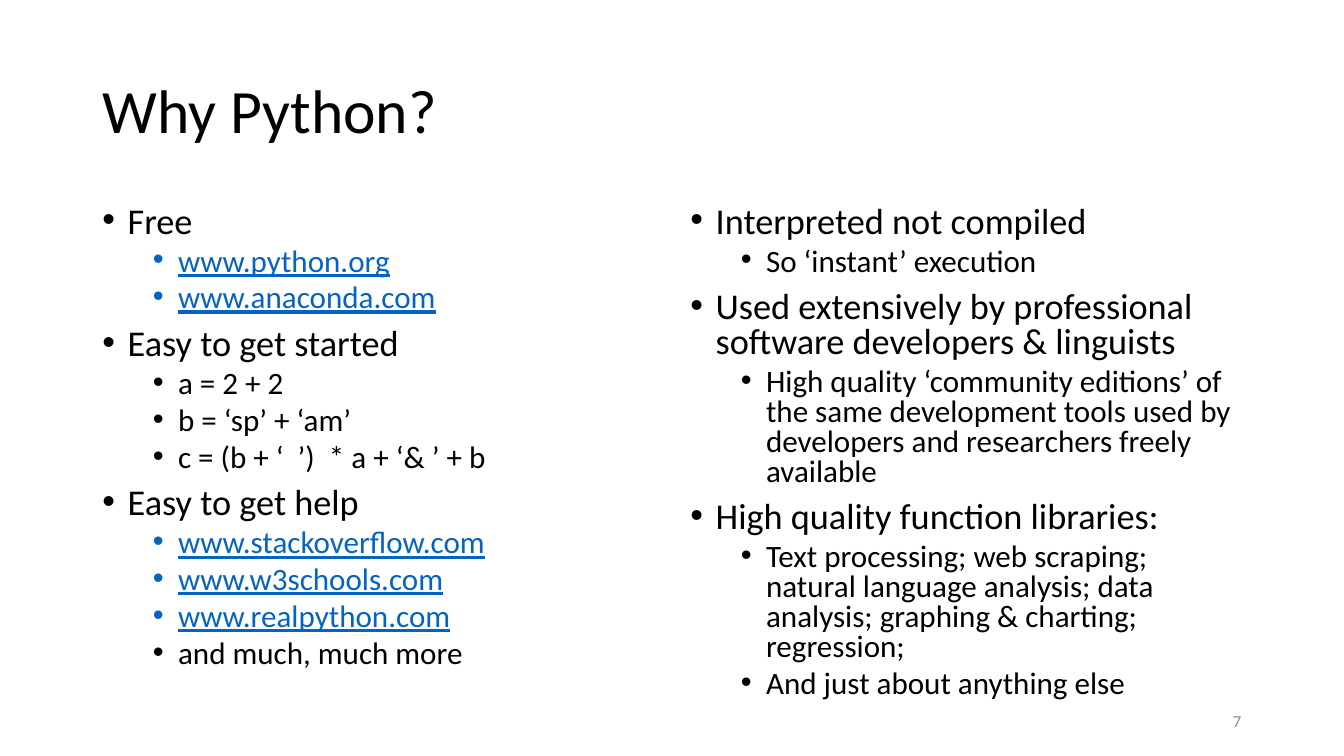
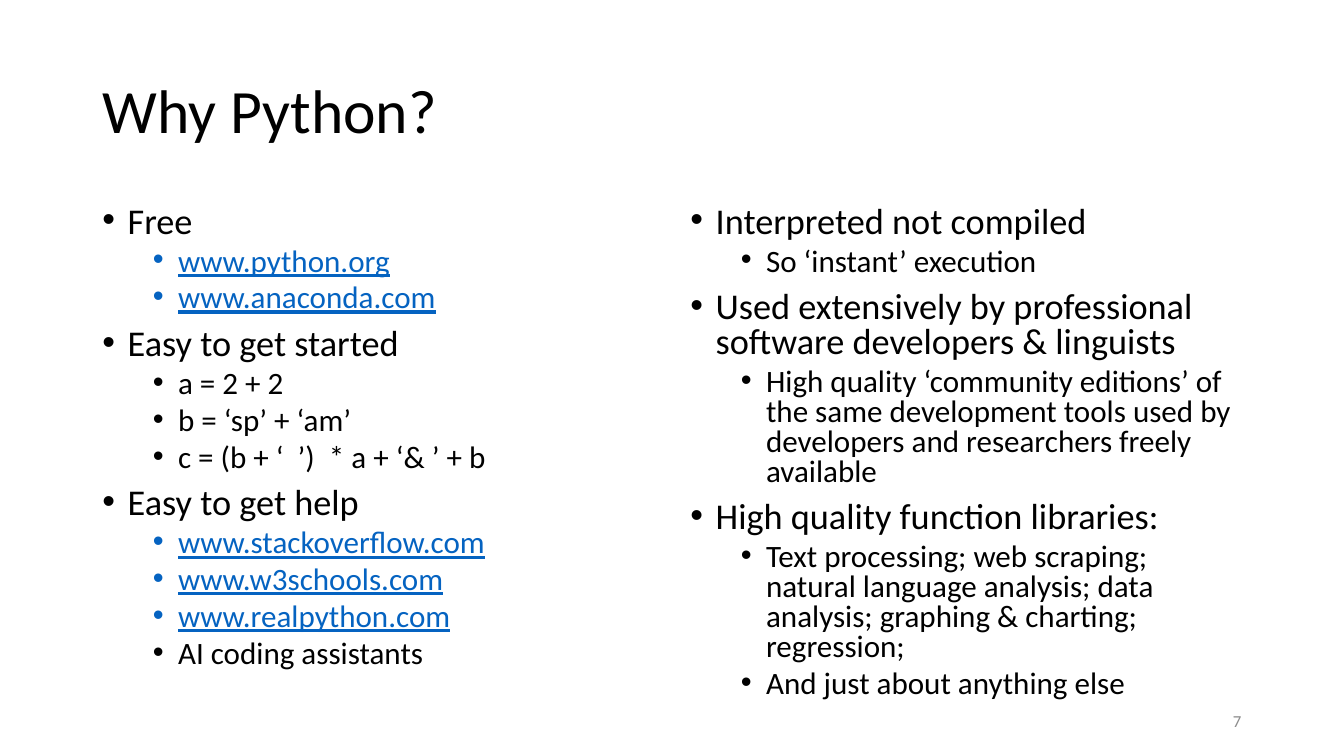
Before and after one commit to greenspangle/LIN7077_Humanities, a slide deck: slide 7 of w1_getting_started/lesson/w1_getting_started.pptx. Drawn at 1344x756 pixels with LibreOffice and Linux fonts; fonts in the diff are those of the drawing. Boxes give left, top, right and bottom in pixels: in the first picture for what was removed or moved away, otherwise in the second. Text is boxed around its words. In the diff, an @@ line names an element or a change of style, - is before the commit and + after.

```diff
--- a/w1_getting_started/lesson/w1_getting_started.pptx
+++ b/w1_getting_started/lesson/w1_getting_started.pptx
@@ text at (178, 642, 423, 670): text changed @@
-  • and much, much more
+  • AI coding assistants
```
Also in this commit, not shown: 5 other slides changed, 16 other files.
